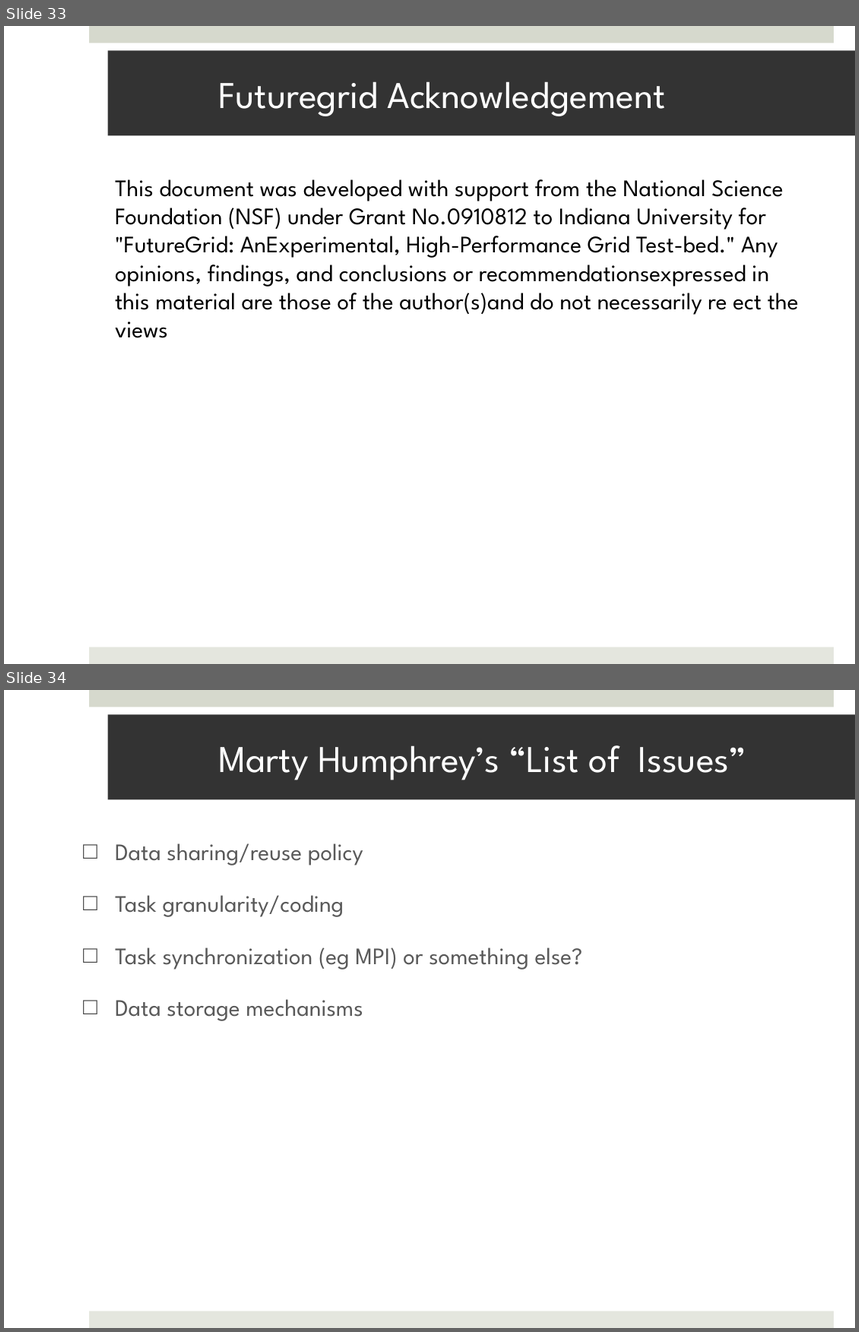
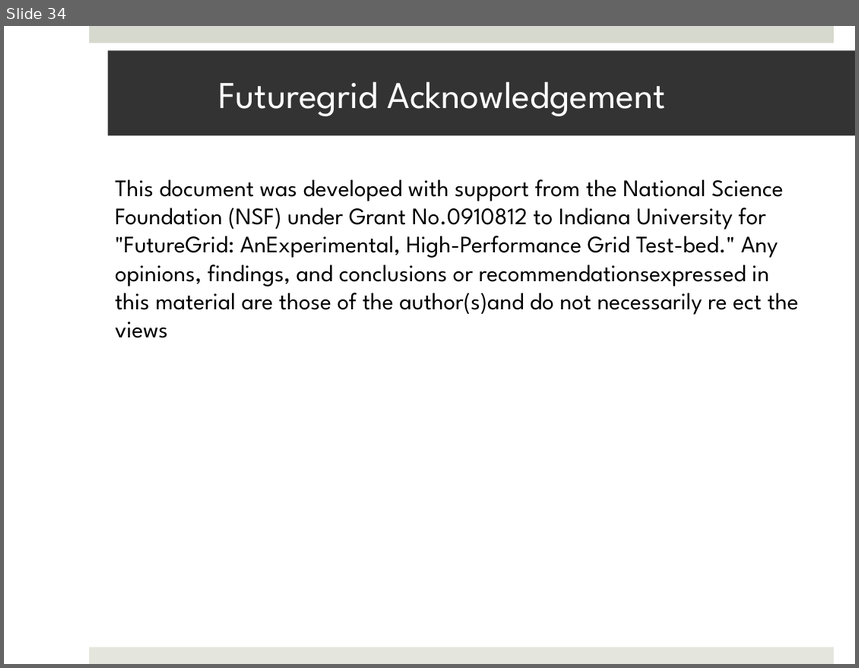
Before and after one commit to saga-project/saga-cpp-legacy-projects, a slide deck: saga-talks/abstractions_for_ls-microsoft.pptx. Shown one above the other, each under a label of ours: slides 33 and 34 before the commit, slide 34 after it. The pictures are 859x1332 and 859x668 pixels, drawn with LibreOffice and Linux fonts; fonts in the diff are those of the drawing; background and template pictures are left out. Boxes give left, top, right and bottom in pixels: in the first picture for what was removed or moved away, otherwise in the second. Text is boxed around its words. In the diff, an @@ line names an element or a change of style, - is before the commit and + after.

```diff
--- a/saga-talks/abstractions_for_ls-microsoft.pptx
+++ b/saga-talks/abstractions_for_ls-microsoft.pptx
@@ slide 34 removed at bbox=[4, 690, 855, 1328], background #FFFFFF; not listed: 2 template elements that a slide beside it also shows @@
@@ title removed at bbox=[108, 714, 855, 799] @@
-Marty Humphrey’s “List of Issues”
@@ text removed at bbox=[115, 844, 583, 1021] @@
-□ Data sharing/reuse policy
-□ Task granularity/coding
-□ Task synchronization (eg MPI) or something else?
-□ Data storage mechanisms
@@ what was slide 33 is now slide 34 @@
```
Also in this commit, not shown: 14 slides changed, 3 slides added, 5 other slides removed.
